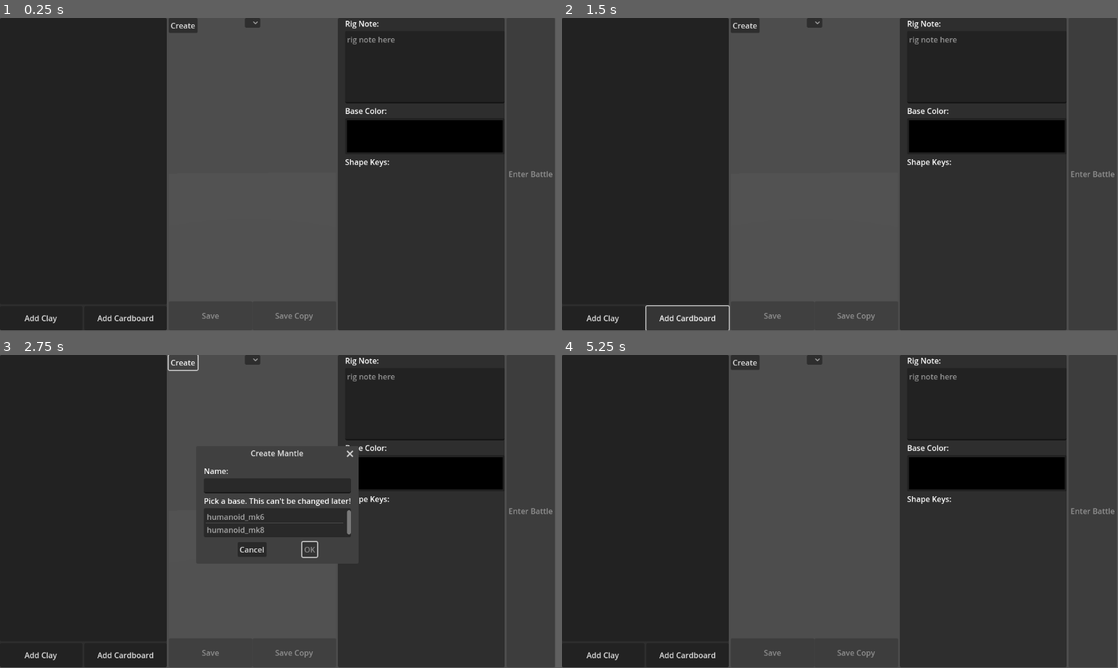
Above: before the commit, frames 1-4 (two rows, left to right).
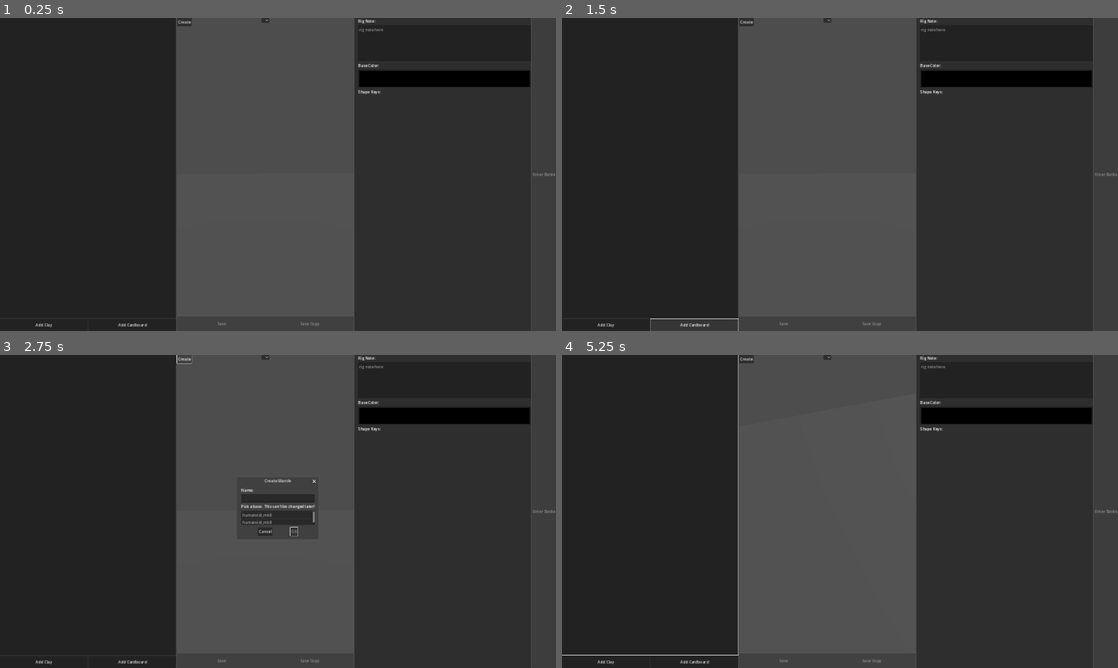
Above: after the commit, the same moments.

Repository: All-Chronical/MantleM
Game: Godot game, scene res://Program/char_maker_control.tscn
The game is run twice, just before and just after one commit, with the same random seed, the same clock (stepped at 60 frames per second) and the same inputs.
Inputs (mouse positions are in pixels of both pictures, inside the frame that each line leads up to; where the layout moved, square brackets give the same spot in the first picture):
- Up to frame 1 (0.25 s): no input
- Up to frame 2 (1.5 s): click "Add Clay" at 0.5 s; click "Add Cardboard" at 1.25 s
- Up to frame 3 (2.75 s): click "Create" at 2 s
- Up to frame 4 (5.25 s): click "Cancel" at 2.75 s; click (828, 358) [812, 361] at 3.5 s; tap Enter at 4.25 s; drag from (812, 511) to (895, 442) at 4.27 s; tap Space (jump) at 5 s; drag from (728, 527) to (812, 574) at 5.02 s
The window is 799x449 before the commit and 800x450 after it. Grey fills any space a smaller window leaves; there, only what the larger window draws over its background counts as a difference.

The runs differ from the first frame. In frame 1, 11% of the frame differs, in the area x 0-100%, y 0-100%; in frame 2, 11%; in frame 3, 12%; in frame 4, 11%.

Commit message:
fix: consistent UI scaling

Diff:
--- a/Program/char_maker_control.tscn
+++ b/Program/char_maker_control.tscn
@@ -77,6 +77,7 @@
 size_flags_horizontal = 3
 
 [node name="SubViewportContainer" type="SubViewportContainer" parent="HBoxContainer/Viewport" node_paths=PackedStringArray("pivot")]
+texture_filter = 1
 clip_contents = true
 layout_mode = 1
 anchors_preset = 15
@@ -87,12 +88,16 @@
 stretch = true
 script = ExtResource("2_vorb")
 pivot = NodePath("SubViewport/Node3D/CameraPivot")
+invert_y = true
 
 [node name="SubViewport" type="SubViewport" parent="HBoxContainer/Viewport/SubViewportContainer"]
 own_world_3d = true
 world_3d = SubResource("World3D_5sad0")
 handle_input_locally = false
+canvas_item_default_texture_filter = 0
 size = Vector2i(347, 648)
+size_2d_override = Vector2i(5000, 5000)
+size_2d_override_stretch = true
 render_target_update_mode = 4
 
 [node name="Node3D" parent="HBoxContainer/Viewport/SubViewportContainer/SubViewport" instance=ExtResource("1_or0s6")]
--- a/project.godot
+++ b/project.godot
@@ -18,6 +18,11 @@
 [autoload]
 
 Global="*res://Scripts/global.gd"
+
+[display]
+
+window/stretch/mode="canvas_items"
+window/stretch/scale=0.5
 
 [dotnet]
 
